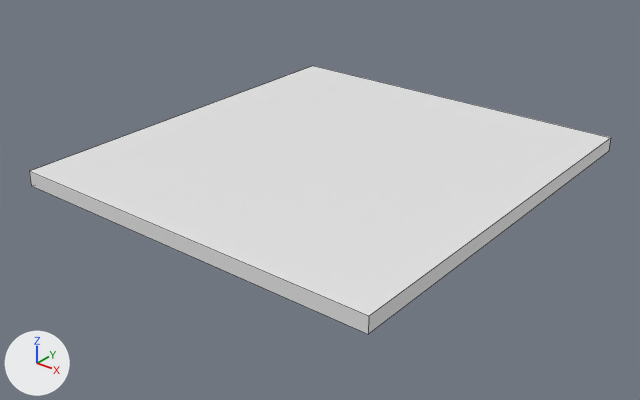
Renders of the OBJ model media/model/mapmodel/nieb/computer_mouse/model.obj from each side of a commit.
Both versions are drawn from a 50 mm camera at (4.08, -5.27, 2.93) aimed at (0.06, -0.25, -0.18). Arrows for +X, +Y and +Z are at lower left; the lights stay in place. Mesh edges are drawn as thin lines. Where no turn or scale is listed for an object, it has been applied to the vertices. Vertices at the same position are counted once.

In view in the first picture: 'model'.
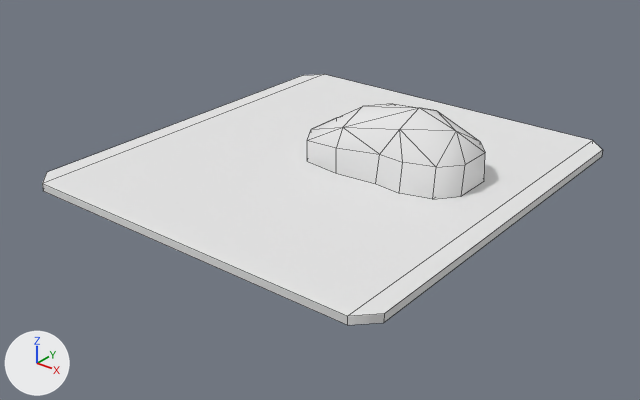
Boxes [x1, y1, x2, y2] around the edits, measured in the pictures (640 x 400 px):
```json
{"object": "model", "change": "reshaped", "before": [29, 66, 611, 334], "after": [42, 74, 602, 325], "on screen": "6% shorter"}
{"part": 1, "of": "me_model", "change": "built on", "before": [29, 66, 611, 334], "after": [42, 74, 602, 325]}
{"part": 2, "of": "me_model", "change": "added", "after": [307, 104, 485, 199]}
```

Edits to the scene script, one JSON object a line:
```json
{"op": "add", "block": "mat_default", "code": ["mat_default = principled_material('Default')", "mat_default.base_color = (0.8, 0.8, 0.8)  # white #e7e7e7", "mat_default.roughness = 1.0"]}
{"block": "me_model", "where": "# used by ob_model"}
{"block": "me_model", "where": "# verts and faces of me_model; kept vertices keep their numbers, new ones are numbered from 8"}
{"block": "me_model", "where": "# before: 0 (-1.62, 1.75, 0.12) at pixel (313, 65), 1 (1.62, -1.75, 0.13) at pixel (368, 316), 2 (1.62, 1.75, 0.12) at pixel (610, 137), 3 (-1.62, -1.75, 0.13) at pixel (29, 171), 4 (1.62, 1.75, 0.0) at pixel (608, 151)"}
{"block": "me_model", "where": "# before: 5 (-1.62, -1.75, 0.0) at pixel (31, 185), 6 (1.62, -1.75, 0.0) at pixel (368, 334), 7 (-1.62, 1.75, 0.0)"}
{"op": "remove", "block": "me_model", "code": "me_model.from_pydata(...)  # 8 vertices, 5 faces; spans x -1.62..1.62, y -1.75..1.75, z 0.0..0.13"}
{"op": "add", "block": "me_model", "code": "me_model.from_pydata(...)  # 51 vertices, 57 faces; spans x -1.62..1.62, y -1.75..1.75, z 0.0..0.6"}
{"block": "me_model", "change": "me_model part 1"}
{"op": "add", "block": "me_model", "code": "delete_vertices([*range(0, 8)])  # with the faces that use them"}
{"op": "add", "block": "me_model", "code": "verts[8] = (1.47, -1.75, 0.0)  # pixel (347, 325)"}
{"op": "add", "block": "me_model", "code": "verts[9] = (1.62, -1.6, 0.0)  # pixel (383, 322)"}
{"op": "add", "block": "me_model", "code": "verts[10] = (-1.47, -1.75, 0.0)  # pixel (43, 191)"}
{"op": "add", "block": "me_model", "code": "verts[11] = (-1.47, 1.75, 0.0)"}
{"op": "add", "block": "me_model", "code": "verts[12] = (-1.62, 1.6, 0.0)"}
{"op": "add", "block": "me_model", "code": "verts[13] = (1.62, 1.6, 0.0)  # pixel (601, 156)"}
{"op": "add", "block": "me_model", "code": "verts[14] = (-1.62, -1.6, 0.0)"}
{"op": "add", "block": "me_model", "code": "verts[15] = (1.47, 1.75, 0.0)"}
{"op": "add", "block": "me_model", "code": "for new, old in zip([*range(16, 24)], [*range(8, 16)]): verts[new] = verts[old] + (0.0, 0.0, 0.06)"}
{"op": "add", "block": "me_model", "code": "faces += [(16, 17, 21, 23), (16, 23, 19, 18), (18, 19, 20, 22), (8, 9, 17, 16), (8, 16, 18, 10), (11, 12, 20, 19)]"}
{"op": "add", "block": "me_model", "code": "faces += [(9, 13, 21, 17), (12, 14, 22, 20), (11, 19, 23, 15), (13, 15, 23, 21), (10, 18, 22, 14)]"}
{"block": "me_model", "change": "me_model part 2"}
{"block": "me_model", "change": "35 vertices are added at x -0.28..1.16, y -0.18..0.67, z 0.06..0.6"}
{"block": "me_model", "change": "46 new faces join them"}
{"block": "me_model", "change": "me_model part 3: the surface is now shaded smooth"}
{"op": "add", "block": "me_model", "code": "me_model.materials.append(mat_default)  # white #e7e7e7"}
```
